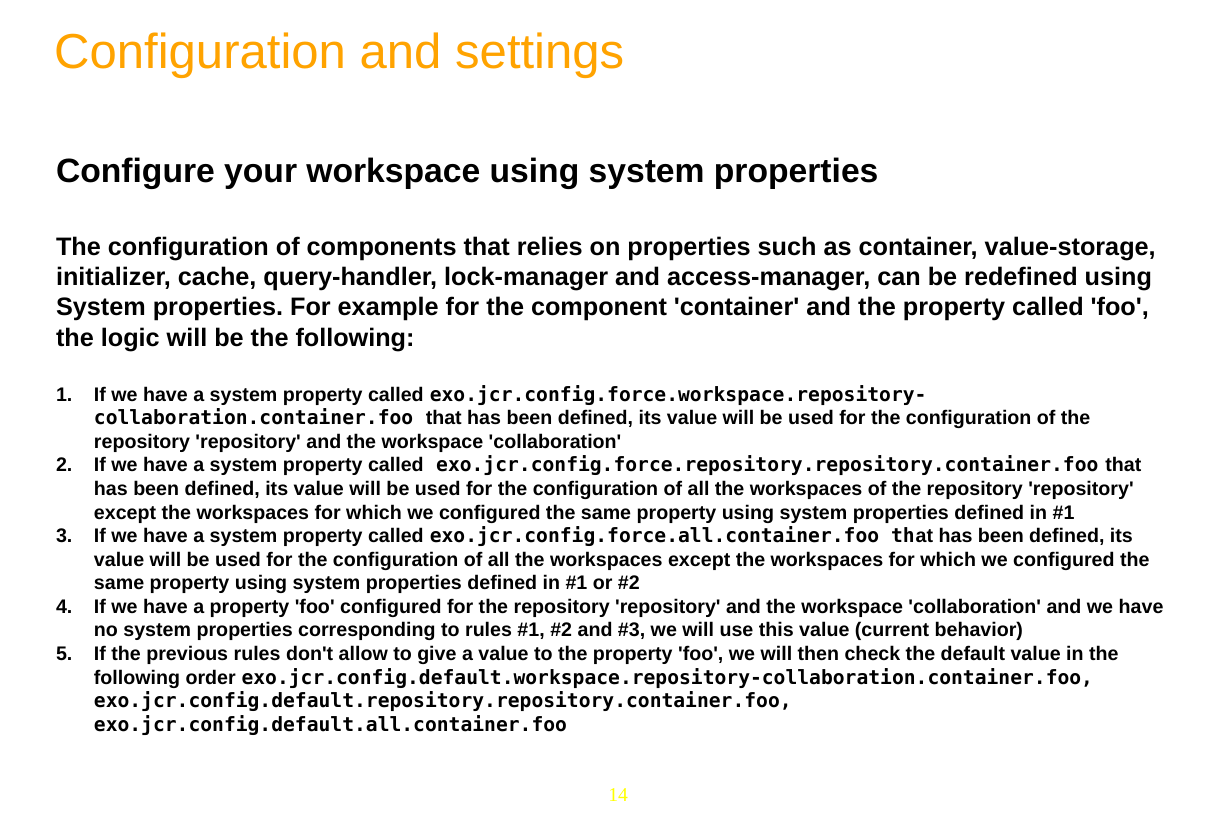
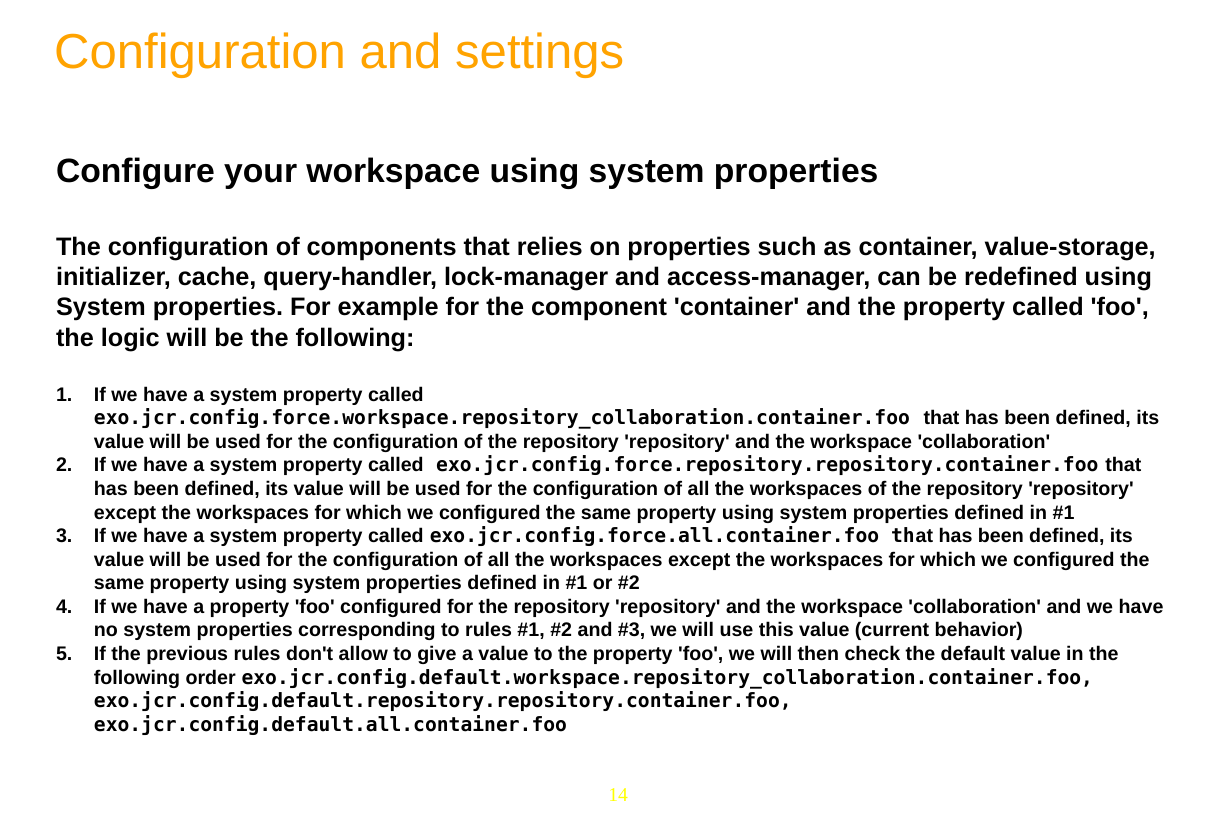
Before and after one commit to anhvurz90/training, a slide deck: slide 14 of JPP6-JCR/Day-4.pptx. Drawn at 1232x835 pixels with LibreOffice and Linux fonts; fonts in the diff are those of the drawing; background and template pictures are left out. Boxes give left, top, right and bottom in pixels: in the first picture for what was removed or moved away, otherwise in the second. Text is boxed around its words. In the diff, an @@ line names an element or a change of style, - is before the commit and + after.

Commit message:
fix issue about 'Configuration of workspaces using system properties'

```diff
--- a/JPP6-JCR/Day-4.pptx
+++ b/JPP6-JCR/Day-4.pptx
@@ text at bbox=[94, 386, 1159, 452]: text changed @@
-1. If we have a system property called exo.jcr.config.force.workspace.repository-collaboration.container.foo that has been defined, its value will be used for the configuration of the repository 'repository' and the workspace 'collaboration'
+1. If we have a system property called exo.jcr.config.force.workspace.repository_collaboration.container.foo that has been defined, its value will be used for the configuration of the repository 'repository' and the workspace 'collaboration'
@@ text at bbox=[94, 645, 1118, 735]: text changed @@
-5. If the previous rules don't allow to give a value to the property 'foo', we will then check the default value in the following order exo.jcr.config.default.workspace.repository-collaboration.container.foo, exo.jcr.config.default.repository.repository.container.foo, exo.jcr.config.default.all.container.foo
+5. If the previous rules don't allow to give a value to the property 'foo', we will then check the default value in the following order exo.jcr.config.default.workspace.repository_collaboration.container.foo, exo.jcr.config.default.repository.repository.container.foo, exo.jcr.config.default.all.container.foo
```
